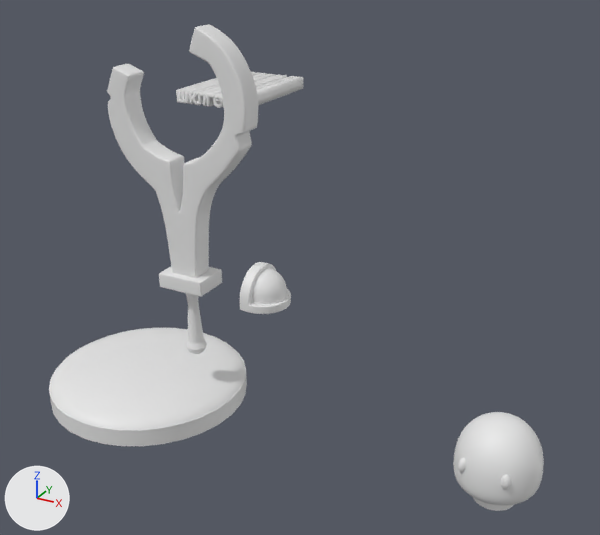
Two versions of the Blender file Группы/воскр-14_30/warrior.blend, one commit apart.
Both versions are drawn from a camera (50 mm lens) standing at (2.89, -5.56, 2.49) and looking at (0.15, -0.59, 0.0). Arrows for +X, +Y and +Z are at lower left; the lights stay in place.
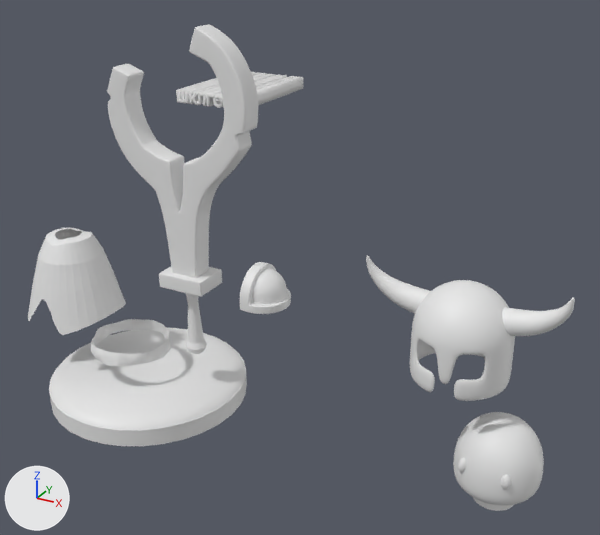
What differs and where, as boxes [x1, y1, x2, y2] in the pictures (600 x 535 px):
'Sphere.004', added
    after: [410, 280, 515, 401]
'Circle.001', added
    after: [28, 227, 126, 335]
'Cylinder.003', added
    after: [366, 255, 575, 336]
'Circle', added
    after: [91, 319, 170, 366]

The change, as a list of edits to the scene's bpy script:
```text
Add me_circle_001:
    me_circle_001.from_pydata(...)  # 178 vertices, 128 faces; spans x -2.05..2.12, y -1.93..2.11, z -3.82..0.07
Add me_circle:
    me_circle.from_pydata(...)  # 3276 vertices, 6129 faces; spans x -0.99..0.98, y -1.02..1.0, z -0.02..0.36
    me_circle.polygons.foreach_set('use_smooth', [True] * 6129)
Add me_sphere_004:
    me_sphere_004.from_pydata(...)  # 322 vertices, 312 faces; spans x -1.0..1.0, y -1.0..1.0, z -1.02..1.0
    me_sphere_004.polygons.foreach_set('use_smooth', [True] * 312)
Add me_cylinder:
    me_cylinder.from_pydata(...)  # 384 vertices, 354 faces; spans x -0.088..0.228, y -0.088..0.088, z -0.085..0.376
    me_cylinder.polygons.foreach_set('use_smooth', [True] * 354)
Add ob_circle_001:
    ob_circle_001 = bpy.data.objects.new('Circle.001', me_circle_001)
    ob_circle_001.location = (-1.797, -0.942, 0.013)
    ob_circle_001.scale = (0.192, 0.192, 0.192)
Add ob_circle:
    ob_circle = bpy.data.objects.new('Circle', me_circle)
    ob_circle.location = (-1.233, -0.942, -0.878)
    ob_circle.scale = (0.327, 0.327, 0.327)
Add ob_cylinder_003:
    ob_cylinder_003 = bpy.data.objects.new('Cylinder.003', me_cylinder)
    ob_cylinder_003.location = (1.216, -0.942, 0.127)
    ob_cylinder_003.rotation_euler = (1.044, -1.27, -1.024)  # degrees (60, -73, -59)
    _m = ob_cylinder_003.modifiers.new('Subdivision', 'SUBSURF')
    _m.levels = 4
    _m = ob_cylinder_003.modifiers.new('Mirror', 'MIRROR')
    _m.mirror_object = ob_sphere_004
Add ob_sphere_004:
    ob_sphere_004 = bpy.data.objects.new('Sphere.004', me_sphere_004)
    ob_sphere_004.location = (1.536, -0.942, -0.013)
    ob_sphere_004.scale = (0.326, 0.326, 0.326)
    _m = ob_sphere_004.modifiers.new('Solidify', 'SOLIDIFY')
    _m.thickness = 0.1
    _m = ob_sphere_004.modifiers.new('Subdivision', 'SUBSURF')
    _m.levels = 4
```
